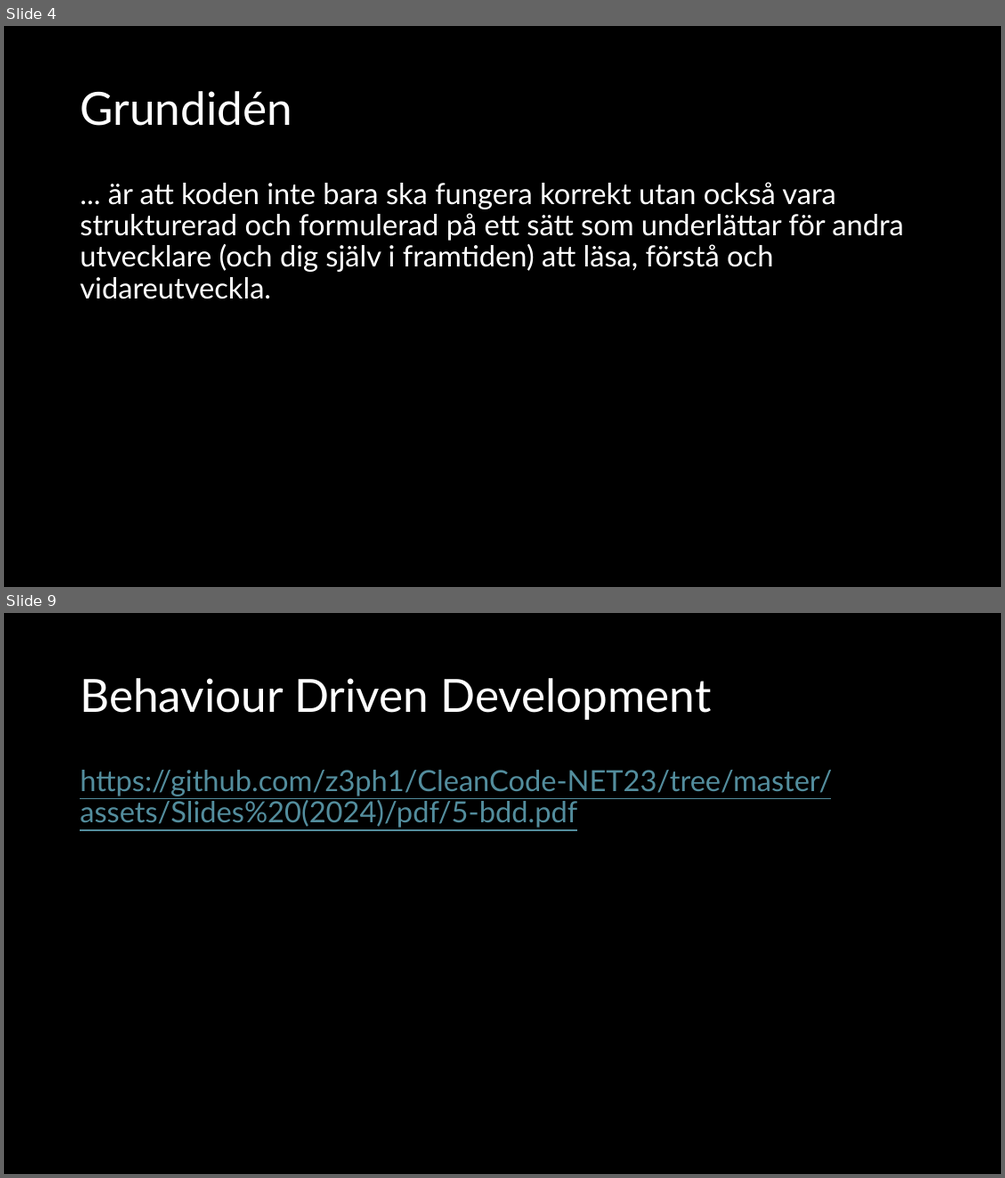
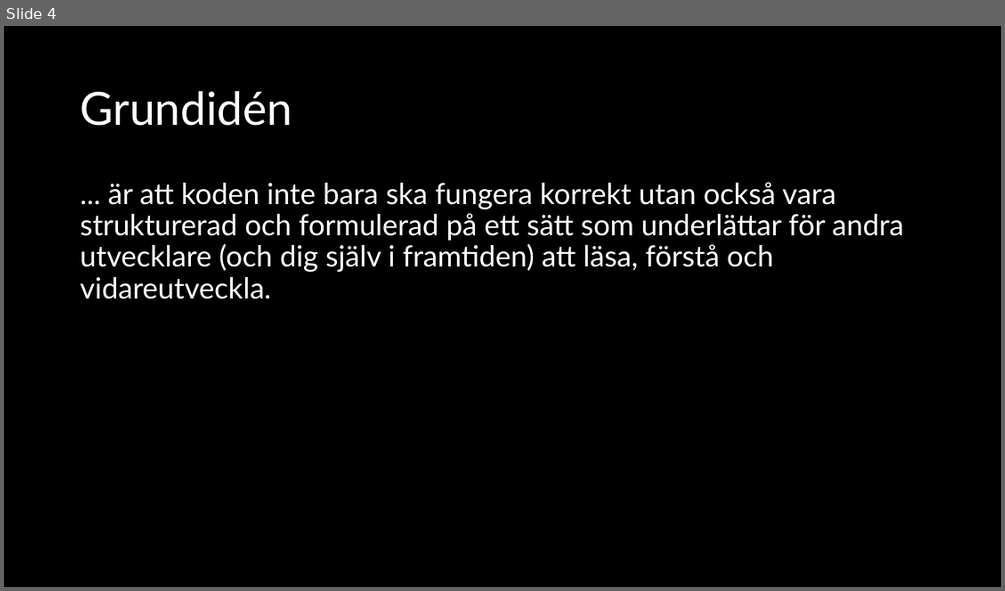
Before and after one commit to z3ph1/CleanCode-NET23, a slide deck: assets/Slides (2024)/pptx/1-clean-code.pptx. Shown one above the other, each under a label of ours: slides 4 and 9 before the commit, slide 4 after it; the slides between them are not shown. The pictures are 1005x1178 and 1005x591 pixels, drawn with LibreOffice and Linux fonts; fonts in the diff are those of the drawing. Boxes give left, top, right and bottom in pixels: in the first picture for what was removed or moved away, otherwise in the second. Text is boxed around its words. In the diff, an @@ line names an element or a change of style, - is before the commit and + after.

```diff
--- a/assets/Slides (2024)/pptx/1-clean-code.pptx
+++ b/assets/Slides (2024)/pptx/1-clean-code.pptx
@@ slide 9 removed at (x1=4, y1=613, x2=1001, y2=1174), background #000000 @@
@@ title removed at (x1=80, y1=678, x2=711, y2=720) @@
-Behaviour Driven Development
@@ text removed at (x1=80, y1=770, x2=832, y2=827) @@
-https://github.com/z3ph1/CleanCode-NET23/tree/master/assets/Slides%20(2024)/pdf/5-bdd.pdf
```
Also in this commit, not shown: 7 slides changed, 1 other slide removed, 3 other files.
